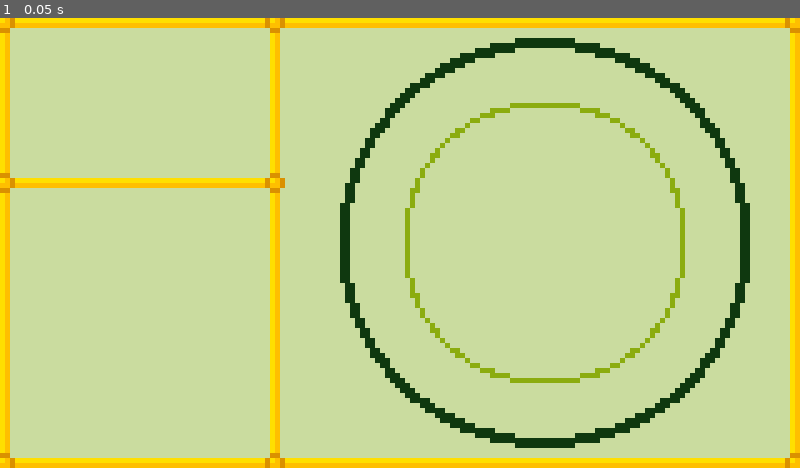
Above: before the commit, frame 1.
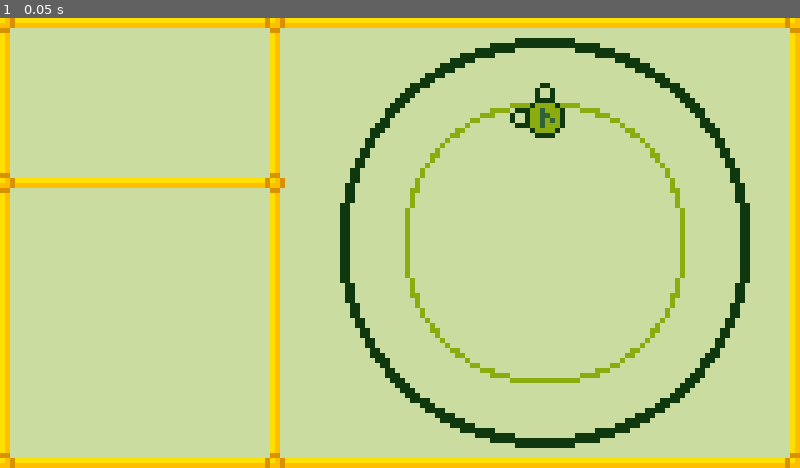
Above: after the commit, the same moment.

Repository: DarkVex9/LD55-Summoning-Circuits
Game: Godot game, scene res://main.tscn
Two runs of this game, one before a commit and one after it. Both use one fixed random seed, a clock stepped at 60 frames per second and the inputs below.
Inputs:
- Up to frame 1 (0.05 s): no input

The runs differ from the first frame. In frame 1, 0.4% of the frame differs, in the area x 63-71%, y 14-27%.

Commit message:
End of Saturday. Worked on code for setting glyphs, finding connections, simulating path, etc. Changed glyphs and pad center to be a white texture that gets tinted.

Diff:
--- /dev/null
+++ b/LD55-Summoning/GameManager.gd
@@ -0,0 +1,14 @@
+extends Node
+
+
+# Called when the node enters the scene tree for the first time.
+func _ready():
+	var RuneNorth:Sprite2D = get_tree().get_root().get_node("Main/MainField/CircleOutline/Connectable/RuneNorth")
+	RuneNorth.setGameManager(self)
+	RuneNorth.setGlyph("F")
+	RuneNorth.setPads("T","L")
+	pass
+
+# Called every frame. 'delta' is the elapsed time since the previous frame.
+func _process(delta):
+	pass
--- /dev/null
+++ b/LD55-Summoning/Rune.gd
@@ -0,0 +1,130 @@
+extends Sprite2D
+
+var glyph:Sprite2D
+var padTop:Sprite2D
+var padRight:Sprite2D
+var padLeft:Sprite2D
+var padBottom:Sprite2D
+
+var padTopCenter:Sprite2D
+var padRightCenter:Sprite2D
+var padLeftCenter:Sprite2D
+var padBottomCenter:Sprite2D
+
+var padList:Array[Sprite2D]
+
+var gameManger:Node
+
+var triggered:bool = false
+var connection1:Sprite2D
+var connection2:Sprite2D
+
+# Called when the node enters the scene tree for the first time.
+func _ready():
+	glyph = get_node("RuneGlyph")
+	padTop = get_node("PadTop")
+	padLeft = get_node("PadLeft")
+	padRight = get_node("PadRight")
+	padBottom = get_node("PadBottom")
+
+	padTopCenter = padTop.get_node("PadCenter")
+	padLeftCenter = padLeft.get_node("PadCenter")
+	padRightCenter = padRight.get_node("PadCenter")
+	padBottomCenter = padBottom.get_node("PadCenter")
+
+	padTopCenter.modulate = "cadc9f"
+	padList = [padTop,padRight,padLeft,padBottom]
+
+
+# Called every frame. 'delta' is the elapsed time since the previous frame.
+func _process(delta):
+	pass
+
+func setGameManager(manager:Node):
+	gameManger = manager
+
+func setGlyph(type:String):
+	glyph.modulate = "30623c"
+	match type:
+		"A":
+			glyph.set_texture(load("res://Assets/Glyphs/RuneA.png"))
+		"C":
+			glyph.set_texture(load("res://Assets/Glyphs/RuneC.png"))
+		"F":
+			glyph.set_texture(load("res://Assets/Glyphs/RuneF.png"))
+		"H":
+			glyph.set_texture(load("res://Assets/Glyphs/RuneH.png"))
+		"I":
+			glyph.set_texture(load("res://Assets/Glyphs/RuneI.png"))
+		"N":
+			glyph.set_texture(load("res://Assets/Glyphs/RuneN.png"))
+		"P":
+			glyph.set_texture(load("res://Assets/Glyphs/RuneP.png"))
+		"R":
+			glyph.set_texture(load("res://Assets/Glyphs/RuneR.png"))
+		"S":
+			glyph.set_texture(load("res://Assets/Glyphs/RuneS.png"))
+		"Y":
+			glyph.set_texture(load("res://Assets/Glyphs/RuneY.png"))
+
+func setPads(dir1:String,dir2:String):
+	for pad in padList:
+		pad.visible = false
+		pad.get_node("Area2D/CollisionShape2D").disabled = true
+	for dir in [dir1,dir2]:
+		match dir:
+			"T":
+				padTop.visible = true
+				padTop.get_node("Area2D/CollisionShape2D").disabled = false
+			"R":
+				padRight.visible = true
+				padRight.get_node("Area2D/CollisionShape2D").disabled = false
+			"L":
+				padLeft.visible = true
+				padLeft.get_node("Area2D/CollisionShape2D").disabled = false
+			"B":
+				padBottom.visible = true
+				padBottom.get_node("Area2D/CollisionShape2D").disabled = false
+
+func _on_simulation_start():
+	triggered = false
+	var connectionFound:int
+	connection1 = null
+	connection2 = null
+	if padTop.visible:
+		assert(padTop.get_node("Area2d").get_overlapping_areas().length == 1,"padTop Area2d found the wrong number of areas: "+padTop.get_node("Area2d").get_overlapping_areas().length)
+		connection1 = padTop.get_node("Area2d").get_overlapping_areas()[0].get_parent().get_parent()
+		connectionFound = 0
+	elif padRight.visible:
+		assert(padRight.get_node("Area2d").get_overlapping_areas().length == 1,"padRight Area2d found the wrong number of areas: "+padRight.get_node("Area2d").get_overlapping_areas().length)
+		connection1 = padRight.get_node("Area2d").get_overlapping_areas()[0].get_parent().get_parent()
+		connectionFound = 1
+	elif padLeft.visible:
+		assert(padLeft.get_node("Area2d").get_overlapping_areas().length == 1,"padLeft Area2d found the wrong number of areas: "+padLeft.get_node("Area2d").get_overlapping_areas().length)
+		connection1 = padLeft.get_node("Area2d").get_overlapping_areas()[0].get_parent().get_parent()
+		connectionFound = 2
+	elif padBottom.visible:
+		assert(padBottom.get_node("Area2d").get_overlapping_areas().length == 1,"padBottom Area2d found the wrong number of areas: "+padBottom.get_node("Area2d").get_overlapping_areas().length)
+		connection1 = padBottom.get_node("Area2d").get_overlapping_areas()[0].get_parent().get_parent()
+		connectionFound = 3
+
+	if connectionFound != 1 and padRight.visible:
+		assert(padRight.get_node("Area2d").get_overlapping_areas().length == 1,"padRight Area2d found the wrong number of areas: "+padRight.get_node("Area2d").get_overlapping_areas().length)
+		connection2 = padRight.get_node("Area2d").get_overlapping_areas()[0].get_parent().get_parent()
+	elif connectionFound != 2 and padLeft.visible:
+		assert(padLeft.get_node("Area2d").get_overlapping_areas().length == 1,"padLeft Area2d found the wrong number of areas: "+padLeft.get_node("Area2d").get_overlapping_areas().length)
+		connection2 = padLeft.get_node("Area2d").get_overlapping_areas()[0].get_parent().get_parent()
+	elif connectionFound != 3 and padBottom.visible:
+		assert(padLeft.get_node("Area2d").get_overlapping_areas().length == 1,"padLeft Area2d found the wrong number of areas: "+padLeft.get_node("Area2d").get_overlapping_areas().length)
+		connection2 = padLeft.get_node("Area2d").get_overlapping_areas()[0].get_parent().get_parent()
+
+func simulation_trigger(previous:Sprite2D):
+	assert(previous == connection1 or previous == connection2, "Trigger called by disconnected node")
+	await get_tree().create_timer(0.2).timeout
+	if previous == connection1:
+		if connection2 != null:
+			connection2.simulation_trigger(self)
+
+
+func _on_simulation_reset():
+	triggered = false
--- a/LD55-Summoning/main.tscn
+++ b/LD55-Summoning/main.tscn
@@ -1,10 +1,19 @@
-[gd_scene load_steps=4 format=3 uid="uid://bojei2uoh20q5"]
+[gd_scene load_steps=11 format=3 uid="uid://bojei2uoh20q5"]
 
 [ext_resource type="Texture2D" uid="uid://7xtbm0cnlbae" path="res://Assets/Border9.png" id="1_avgx8"]
 [ext_resource type="Texture2D" uid="uid://e1668rvgxq6l" path="res://Assets/OuterCircle.png" id="2_uwk7c"]
 [ext_resource type="Texture2D" uid="uid://ch2cwkrvvn23l" path="res://Assets/Guide1.png" id="3_gnp3t"]
+[ext_resource type="Texture2D" uid="uid://bdrvnks6y01lr" path="res://Assets/RuneCircle.png" id="4_gpw2f"]
+[ext_resource type="Script" path="res://Rune.gd" id="5_5obd2"]
+[ext_resource type="Script" path="res://GameManager.gd" id="6_vigij"]
+[ext_resource type="Texture2D" uid="uid://b1vmxukc10cx6" path="res://Assets/Glyphs/RuneR.png" id="6_ywi2d"]
+[ext_resource type="Texture2D" uid="uid://o53mqfx6pdhv" path="res://Assets/Pad.png" id="7_6e50y"]
+[ext_resource type="Texture2D" uid="uid://b2lbxx8qah0uk" path="res://Assets/PadCenter.png" id="8_ur2k6"]
 
-[node name="Node2D" type="Node2D"]
+[sub_resource type="RectangleShape2D" id="RectangleShape2D_2kt6i"]
+size = Vector2(6, 6)
+
+[node name="Main" type="Node2D"]
 
 [node name="MainField" type="ColorRect" parent="."]
 offset_left = 48.0
@@ -14,6 +23,7 @@
 
 [node name="Circle Placeholder" type="ColorRect" parent="MainField"]
 visible = false
+layout_mode = 0
 offset_left = 20.0
 offset_top = 4.0
 offset_right = 102.0
@@ -21,6 +31,7 @@
 color = Color(0.188235, 0.384314, 0.235294, 1)
 
 [node name="ScreenBorder 160x90" type="NinePatchRect" parent="MainField"]
+layout_mode = 0
 offset_left = -49.0
 offset_top = -1.0
 offset_right = 113.0
@@ -31,7 +42,7 @@
 patch_margin_right = 5
 patch_margin_bottom = 5
 
-[node name="TextureRect" type="TextureRect" parent="MainField"]
+[node name="CircleOutline" type="TextureRect" parent="MainField"]
 layout_mode = 0
 offset_left = 20.0
 offset_top = 4.0
@@ -39,7 +50,7 @@
 offset_bottom = 86.0
 texture = ExtResource("2_uwk7c")
 
-[node name="TextureRect" type="TextureRect" parent="MainField/TextureRect"]
+[node name="TextureRect" type="TextureRect" parent="MainField/CircleOutline"]
 layout_mode = 1
 anchors_preset = 8
 anchor_left = 0.5
@@ -54,12 +65,63 @@
 grow_vertical = 2
 texture = ExtResource("3_gnp3t")
 
+[node name="Connectable" type="Node2D" parent="MainField/CircleOutline"]
+
+[node name="RuneNorth" type="Sprite2D" parent="MainField/CircleOutline/Connectable"]
+position = Vector2(41, 16)
+texture = ExtResource("4_gpw2f")
+script = ExtResource("5_5obd2")
+
+[node name="RuneGlyph" type="Sprite2D" parent="MainField/CircleOutline/Connectable/RuneNorth"]
+modulate = Color(0.188235, 0.384314, 0.235294, 1)
+texture = ExtResource("6_ywi2d")
+
+[node name="PadTop" type="Sprite2D" parent="MainField/CircleOutline/Connectable/RuneNorth"]
+position = Vector2(0, -5)
+texture = ExtResource("7_6e50y")
+
+[node name="Area2D" type="Area2D" parent="MainField/CircleOutline/Connectable/RuneNorth/PadTop"]
+
+[node name="CollisionShape2D" type="CollisionShape2D" parent="MainField/CircleOutline/Connectable/RuneNorth/PadTop/Area2D"]
+shape = SubResource("RectangleShape2D_2kt6i")
+
+[node name="PadCenter" type="Sprite2D" parent="MainField/CircleOutline/Connectable/RuneNorth/PadTop"]
+texture = ExtResource("8_ur2k6")
+
+[node name="PadBottom" type="Sprite2D" parent="MainField/CircleOutline/Connectable/RuneNorth"]
+position = Vector2(0, 5)
+texture = ExtResource("7_6e50y")
+
+[node name="Area2D" type="Area2D" parent="MainField/CircleOutline/Connectable/RuneNorth/PadBottom"]
+
+[node name="CollisionShape2D" type="CollisionShape2D" parent="MainField/CircleOutline/Connectable/RuneNorth/PadBottom/Area2D"]
+shape = SubResource("RectangleShape2D_2kt6i")
+
+[node name="PadLeft" type="Sprite2D" parent="MainField/CircleOutline/Connectable/RuneNorth"]
+position = Vector2(-5, 0)
+texture = ExtResource("7_6e50y")
+
+[node name="Area2D" type="Area2D" parent="MainField/CircleOutline/Connectable/RuneNorth/PadLeft"]
+
+[node name="CollisionShape2D" type="CollisionShape2D" parent="MainField/CircleOutline/Connectable/RuneNorth/PadLeft/Area2D"]
+shape = SubResource("RectangleShape2D_2kt6i")
+
+[node name="PadRight" type="Sprite2D" parent="MainField/CircleOutline/Connectable/RuneNorth"]
+position = Vector2(5, 0)
+texture = ExtResource("7_6e50y")
+
+[node name="Area2D" type="Area2D" parent="MainField/CircleOutline/Connectable/RuneNorth/PadRight"]
+
+[node name="CollisionShape2D" type="CollisionShape2D" parent="MainField/CircleOutline/Connectable/RuneNorth/PadRight/Area2D"]
+shape = SubResource("RectangleShape2D_2kt6i")
+
 [node name="TopLeftField" type="ColorRect" parent="."]
 offset_right = 54.0
 offset_bottom = 34.0
 color = Color(0.792157, 0.862745, 0.623529, 1)
 
 [node name="TopLeftBorder" type="NinePatchRect" parent="TopLeftField"]
+layout_mode = 0
 offset_left = -1.0
 offset_top = -1.0
 offset_right = 57.0
@@ -77,6 +139,7 @@
 color = Color(0.792157, 0.862745, 0.623529, 1)
 
 [node name="BottomLeft" type="NinePatchRect" parent="BottomLeftField"]
+layout_mode = 0
 offset_left = -1.0
 offset_top = -3.0
 offset_right = 57.0
@@ -86,3 +149,6 @@
 patch_margin_top = 5
 patch_margin_right = 5
 patch_margin_bottom = 5
+
+[node name="GameManager" type="Node" parent="."]
+script = ExtResource("6_vigij")
Binary file changed: LD55-Summoning/Assets/Background.png
Binary file added: LD55-Summoning/Assets/Glyphs/RuneA.png
Not shown, changed: LD55-Summoning/Assets/Glyphs/RuneA.png.import
Binary file added: LD55-Summoning/Assets/Glyphs/RuneC.png
Not shown, changed: LD55-Summoning/Assets/Glyphs/RuneC.png.import
Binary file added: LD55-Summoning/Assets/Glyphs/RuneF.png
Not shown, added: LD55-Summoning/Assets/Glyphs/RuneF.png.import
Binary file added: LD55-Summoning/Assets/Glyphs/RuneH.png
Not shown, changed: LD55-Summoning/Assets/Glyphs/RuneH.png.import
Binary file added: LD55-Summoning/Assets/Glyphs/RuneI.png
Not shown, changed: LD55-Summoning/Assets/Glyphs/RuneI.png.import
Binary file added: LD55-Summoning/Assets/Glyphs/RuneN.png
(and 27 more such lines)
